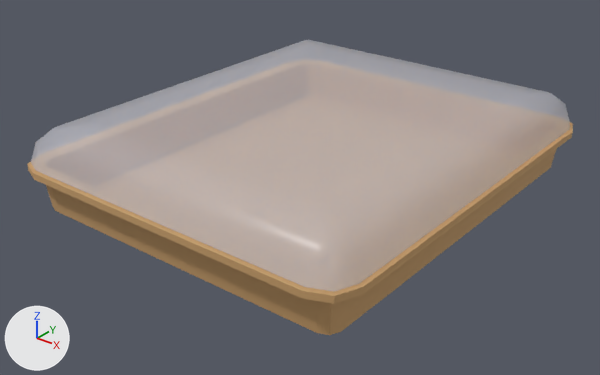
The Blender file arte/fuentes/stock/bandeja_chorizos_6.blend as it was, and as the next commit left it.
The view is the same before and after, from a camera (50 mm lens) standing at (0.213, -0.277, 0.168) and looking at (0.0, -0.011, 0.002). The lights are fixed; the arrows at lower left show +X, +Y and +Z. The older version comes first.

Before the edit, the objects in view are built like this:
```python
me_bandeja_chorizos_6 = bpy.data.meshes.new('bandeja_chorizos_6')
me_bandeja_chorizos_6.from_pydata(...)  # 132 vertices, 111 faces; spans x -0.086..0.086, y -0.1..0.1, z 0.0..0.038
me_bandeja_chorizos_6.polygons.foreach_set('use_smooth', [True] * 111)
# faces by material slot: [74, 37]
me_bandeja_chorizos_6.materials.append(mat_m_carton)  # orange #c79e6b
me_bandeja_chorizos_6.materials.append(mat_m_bolsaplastica)  # white #ebf0ff
ob_bandeja_chorizos_6 = bpy.data.objects.new('bandeja_chorizos_6', me_bandeja_chorizos_6)
ob_bandeja_chorizos_6.location = (0.0, 0.0, 0.0)
```
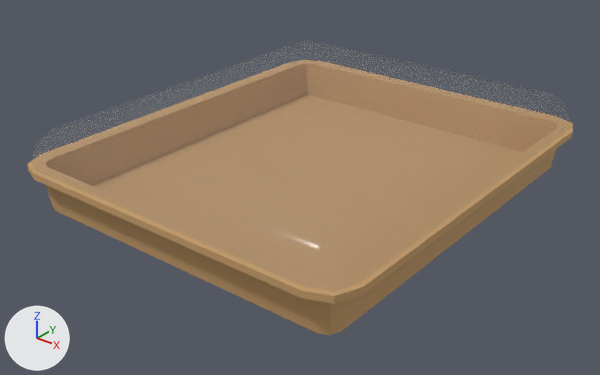
The change, as a diff of the scene's bpy script:
```diff
--- a/arte/fuentes/stock/bandeja_chorizos_6.blend.py
+++ b/arte/fuentes/stock/bandeja_chorizos_6.blend.py
@@ mat_m_plasticoclaro @@
+mat_m_plasticoclaro = principled_material('M_PlasticoClaro')
+mat_m_plasticoclaro.base_color = (0.262, 0.292, 0.323)  # grey #8c939a
+mat_m_plasticoclaro.roughness = 0.15
+mat_m_plasticoclaro.alpha = 0.15
@@ me_bandeja_chorizos_6 @@
 me_bandeja_chorizos_6.from_pydata(...)  # 132 vertices, 111 faces; spans x -0.086..0.086, y -0.1..0.1, z 0.0..0.038
 # used by ob_bandeja_chorizos_6; location = (0.0, 0.0, 0.0)
+# me_bandeja_chorizos_6 part 1: all 37 faces that had it switch from mat_m_bolsaplastica (white #ebf0ff) to mat_m_plasticoclaro (grey #8c939a)
 me_bandeja_chorizos_6.materials.append(mat_m_carton)
```

Pixel boxes [x1, y1, x2, y2] of what changed, in the pictures (600 x 375 px):
part 1 of me_bandeja_chorizos_6, recoloured: [31, 40, 570, 292] in both
